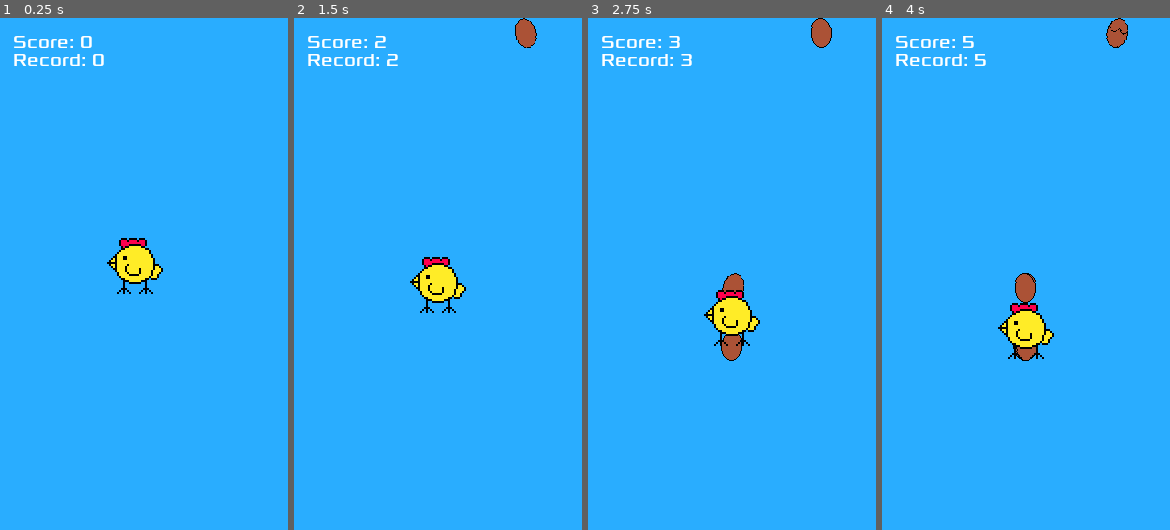
Above: before the commit, frames 1-4 (left to right).
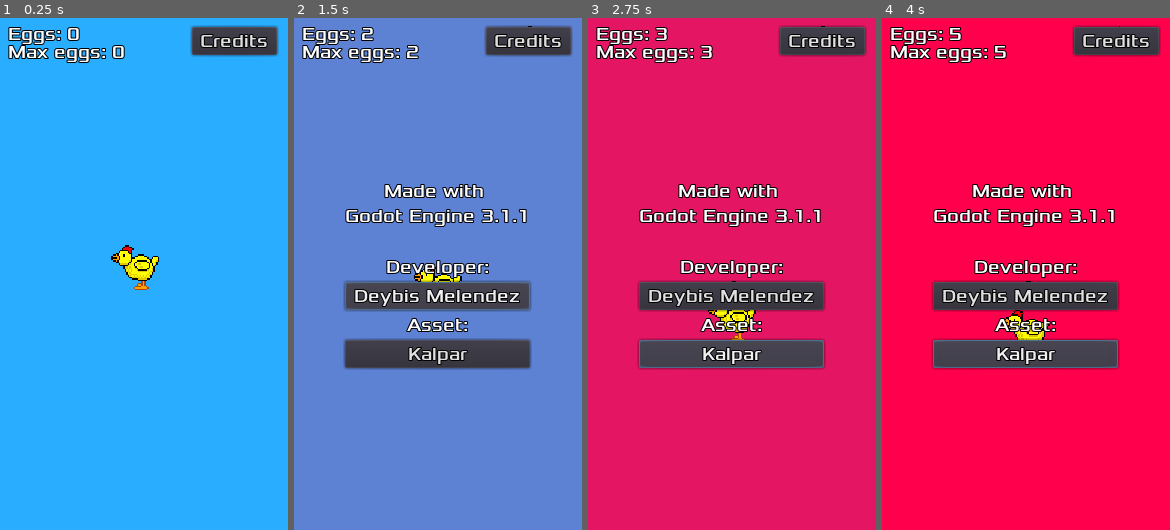
Above: after the commit, the same moments.

Repository: DeybisMelendez/chicken-eggs
Game: Godot game, scene res://game.tscn
Two runs of this game, one before a commit and one after it. Both use one fixed random seed, a clock stepped at 60 frames per second and the inputs below.
Inputs (mouse positions are in pixels of both pictures, inside the frame that each line leads up to):
- Up to frame 1 (0.25 s): no input
- Up to frame 2 (1.5 s): click (527, 43) at 0.5 s, where only the run after the commit has a clickable "Credits"; click (438, 294) at 1.25 s, where only the run after the commit has a clickable "Deybis Melendez"
- Up to frame 3 (2.75 s): click (732, 355) at 2 s, where only the run after the commit has a clickable "Kalpar"
- Up to frame 4 (4 s): click (1026, 294) at 2.75 s, where only the run after the commit has a clickable "Deybis Melendez"; click (1026, 355) at 3.5 s, where only the run after the commit has a clickable "Kalpar"

The runs differ from the first frame. In frame 1, 4.9% of the frame differs, in the area x 2-97%, y 1-54%; in frame 2, 100%, in the area x 0-100%, y 0-100%; in frame 3, 100%; in frame 4, 100%.

Commit message:
mejora del juego para publicar en playstore

Diff:
--- a/egg.gd
+++ b/egg.gd
@@ -9,7 +9,7 @@
 
 func _physics_process(delta):
 	if can_walk:
-		position.x -= SPEED * delta
+		global_position.x -= SPEED * delta
 
 func exit():
 	queue_free()
@@ -18,3 +18,4 @@
 	can_walk = true
 	get_tree().current_scene.set_score(-1)
 	$sound.play()
+	$AnimationPlayer.play("walk")
--- a/egg.tscn
+++ b/egg.tscn
@@ -14,10 +14,10 @@
 tracks/0/imported = false
 tracks/0/enabled = true
 tracks/0/keys = {
-"times": PoolRealArray( 0, 0.5, 1, 1.5, 2, 2.5, 3, 3.5, 4, 4.5, 5, 5.5, 6 ),
-"transitions": PoolRealArray( 1, 1, 1, 1, 1, 1, 1, 1, 1, 1, 1, 1, 1 ),
+"times": PoolRealArray( 0, 1.5, 2, 2.5, 3, 3.5, 4, 4.5, 5, 5.5, 6 ),
+"transitions": PoolRealArray( 1, 1, 1, 1, 1, 1, 1, 1, 1, 1, 1 ),
 "update": 0,
-"values": [ 0.0, 15.0, -15.0, 15.0, -15.0, 15.0, -15.0, 15.0, -15.0, 15.0, -15.0, 15.0, 0.0 ]
+"values": [ 0.0, 0.0, -15.0, 15.0, -15.0, 15.0, -15.0, 15.0, -15.0, 15.0, 0.0 ]
 }
 tracks/1/type = "value"
 tracks/1/path = NodePath(".:frame")
@@ -32,16 +32,33 @@
 "values": [ 1, 2, 0 ]
 }
 
+[sub_resource type="Animation" id=2]
+resource_name = "walk"
+length = 0.6
+loop = true
+tracks/0/type = "value"
+tracks/0/path = NodePath(".:offset")
+tracks/0/interp = 1
+tracks/0/loop_wrap = true
+tracks/0/imported = false
+tracks/0/enabled = true
+tracks/0/keys = {
+"times": PoolRealArray( 0, 0.3 ),
+"transitions": PoolRealArray( 1, 1 ),
+"update": 0,
+"values": [ Vector2( 0, -8 ), Vector2( 0, -12 ) ]
+}
+
 [node name="egg" type="Sprite"]
 texture = ExtResource( 1 )
 offset = Vector2( 0, -8 )
-hframes = 3
-frame = 1
+hframes = 4
 script = ExtResource( 2 )
 
 [node name="AnimationPlayer" type="AnimationPlayer" parent="."]
 autoplay = "start"
 anims/start = SubResource( 1 )
+anims/walk = SubResource( 2 )
 
 [node name="VisibilityNotifier2D" type="VisibilityNotifier2D" parent="."]
 
--- a/game.gd
+++ b/game.gd
@@ -3,6 +3,20 @@
 export (PackedScene) var egg
 var score = 0
 var record = 0
+
+func _ready():
+	$Credits.connect("button_up", self, "show_credits")
+	$CanvasLayer/Popup/VBoxContainer/deybis.connect("button_up", self, "deybis")
+	$CanvasLayer/Popup/VBoxContainer/kalpar.connect("button_up", self, "kalpar")
+
+func deybis():
+	OS.shell_open("https://www.youtube.com/c/deybismelendez")
+
+func kalpar():
+	OS.shell_open("https://twitter.com/Kalpar_ODSJ")
+
+func show_credits():
+	$CanvasLayer/Popup.popup()
 
 func _physics_process(delta):
 	if Input.is_action_just_pressed("clic"):
@@ -19,7 +33,7 @@
 
 func set_score(point):
 	score += point
-	$score.set_text("Score: " + str(score))
+	$score.set_text("Eggs: " + str(score))
 	if score > record:
 		record = score
-		$record.set_text("Record: " + str(record))
+		$record.set_text("Max eggs: " + str(record))
--- a/game.tscn
+++ b/game.tscn
@@ -1,10 +1,30 @@
-[gd_scene load_steps=6 format=2]
+[gd_scene load_steps=8 format=2]
 
 [ext_resource path="res://game.gd" type="Script" id=1]
 [ext_resource path="res://egg.tscn" type="PackedScene" id=2]
 [ext_resource path="res://New Piskel.png" type="Texture" id=3]
 [ext_resource path="res://chicken.wav" type="AudioStream" id=4]
 [ext_resource path="res://new_dynamicfont.tres" type="DynamicFont" id=5]
+
+[sub_resource type="Animation" id=1]
+resource_name = "default"
+length = 16.0
+loop = true
+tracks/0/type = "value"
+tracks/0/path = NodePath("ColorRect:color")
+tracks/0/interp = 1
+tracks/0/loop_wrap = true
+tracks/0/imported = false
+tracks/0/enabled = true
+tracks/0/keys = {
+"times": PoolRealArray( 0, 1, 3, 5, 7, 9, 11, 13, 15 ),
+"transitions": PoolRealArray( 1, 1, 1, 1, 1, 1, 1, 1, 1 ),
+"update": 0,
+"values": [ Color( 0.160784, 0.678431, 1, 1 ), Color( 0.160784, 0.678431, 1, 1 ), Color( 1, 0, 0.301961, 1 ), Color( 1, 0, 0.301961, 1 ), Color( 1, 0.639216, 0, 1 ), Color( 1, 0.639216, 0, 1 ), Color( 0, 0.894118, 0.211765, 1 ), Color( 0, 0.894118, 0.211765, 1 ), Color( 0.160784, 0.678431, 1, 1 ) ]
+}
+
+[sub_resource type="RectangleShape2D" id=2]
+extents = Vector2( 144, 256 )
 
 [node name="game" type="Node2D"]
 script = ExtResource( 1 )
@@ -14,15 +34,21 @@
 anchor_right = 1.0
 anchor_bottom = 1.0
 rect_min_size = Vector2( 288, 512 )
-color = Color( 0.160784, 0.678431, 1, 1 )
+mouse_filter = 2
+color = Color( 0.0763154, 0.874665, 0.195604, 1 )
+
+[node name="AnimationPlayer" type="AnimationPlayer" parent="."]
+autoplay = "default"
+anims/default = SubResource( 1 )
 
 [node name="eggs" type="Node2D" parent="."]
 
 [node name="Chicken" type="Sprite" parent="."]
 position = Vector2( 135.375, 248.188 )
-scale = Vector2( 2, 2 )
+scale = Vector2( 1.5, 1.5 )
 texture = ExtResource( 3 )
-hframes = 3
+hframes = 4
+frame = 3
 
 [node name="sound" type="AudioStreamPlayer" parent="Chicken"]
 stream = ExtResource( 4 )
@@ -30,17 +56,92 @@
 [node name="Tween" type="Tween" parent="."]
 
 [node name="score" type="Label" parent="."]
-margin_left = 13.0
-margin_top = 13.0
-margin_right = 93.0
-margin_bottom = 35.0
+margin_left = 8.0
+margin_top = 5.0
+margin_right = 88.0
+margin_bottom = 27.0
 custom_fonts/font = ExtResource( 5 )
-text = "Score: 0"
+text = "Eggs: 0"
 
 [node name="record" type="Label" parent="."]
-margin_left = 13.0
-margin_top = 31.0
-margin_right = 105.0
-margin_bottom = 53.0
+margin_left = 8.0
+margin_top = 23.0
+margin_right = 125.0
+margin_bottom = 45.0
 custom_fonts/font = ExtResource( 5 )
-text = "Record: 0"
+text = "Max eggs: 0"
+
+[node name="Credits" type="Button" parent="."]
+margin_left = 191.823
+margin_top = 9.29414
+margin_right = 276.823
+margin_bottom = 34.2941
+custom_fonts/font = ExtResource( 5 )
+custom_colors/font_color_pressed = Color( 0, 0, 0, 1 )
+text = "Credits"
+
+[node name="CanvasLayer" type="CenterContainer" parent="."]
+margin_right = 288.0
+margin_bottom = 512.0
+mouse_filter = 2
+
+[node name="Popup" type="Popup" parent="CanvasLayer"]
+visible = true
+margin_left = 44.0
+margin_top = 156.0
+margin_right = 244.0
+margin_bottom = 356.0
+rect_min_size = Vector2( 200, 200 )
+mouse_filter = 2
+
+[node name="VBoxContainer" type="VBoxContainer" parent="CanvasLayer/Popup"]
+margin_left = 7.0
+margin_top = 6.0
+margin_right = 192.0
+margin_bottom = 194.0
+mouse_filter = 2
+alignment = 1
+
+[node name="made" type="Label" parent="CanvasLayer/Popup/VBoxContainer"]
+margin_right = 185.0
+margin_bottom = 72.0
+custom_fonts/font = ExtResource( 5 )
+text = "Made with
+Godot Engine 3.1.1
+"
+align = 1
+
+[node name="developer" type="Label" parent="CanvasLayer/Popup/VBoxContainer"]
+margin_top = 76.0
+margin_right = 185.0
+margin_bottom = 98.0
+custom_fonts/font = ExtResource( 5 )
+text = "Developer:"
+align = 1
+
+[node name="deybis" type="Button" parent="CanvasLayer/Popup/VBoxContainer"]
+margin_top = 102.0
+margin_right = 185.0
+margin_bottom = 130.0
+custom_fonts/font = ExtResource( 5 )
+text = "Deybis Melendez"
+
+[node name="asset" type="Label" parent="CanvasLayer/Popup/VBoxContainer"]
+margin_top = 134.0
+margin_right = 185.0
+margin_bottom = 156.0
+custom_fonts/font = ExtResource( 5 )
+text = "Asset:"
+align = 1
+
+[node name="kalpar" type="Button" parent="CanvasLayer/Popup/VBoxContainer"]
+margin_top = 160.0
+margin_right = 185.0
+margin_bottom = 188.0
+custom_fonts/font = ExtResource( 5 )
+text = "Kalpar"
+
+[node name="TouchScreenButton" type="TouchScreenButton" parent="."]
+position = Vector2( 144, 256 )
+shape = SubResource( 2 )
+action = "clic"
--- a/new_dynamicfont.tres
+++ b/new_dynamicfont.tres
@@ -4,4 +4,8 @@
 
 [resource]
 size = 18
+outline_size = 1
+outline_color = Color( 0, 0, 0, 1 )
+use_mipmaps = true
+use_filter = true
 font_data = ExtResource( 1 )
--- a/project.godot
+++ b/project.godot
@@ -15,7 +15,7 @@
 
 [application]
 
-config/name="Gallinita ponedora"
+config/name="Chicken eggs"
 run/main_scene="res://game.tscn"
 config/icon="res://icon.png"
 
@@ -35,11 +35,6 @@
  ]
 }
 
-[input_devices]
-
-pointing/emulate_touch_from_mouse=true
-pointing/emulate_mouse_from_touch=false
-
 [rendering]
 
 quality/driver/driver_name="GLES2"
Binary file changed: New Piskel.png
Binary file added: banner.jpg
Not shown, added: banner.jpg.import
Not shown: 1 places in egg.tscn that only renumber resources
Not shown, changed: export_presets.cfg
Binary file changed: icon.png
Binary file added: icon_android.png
Not shown, added: icon_android.png.import
